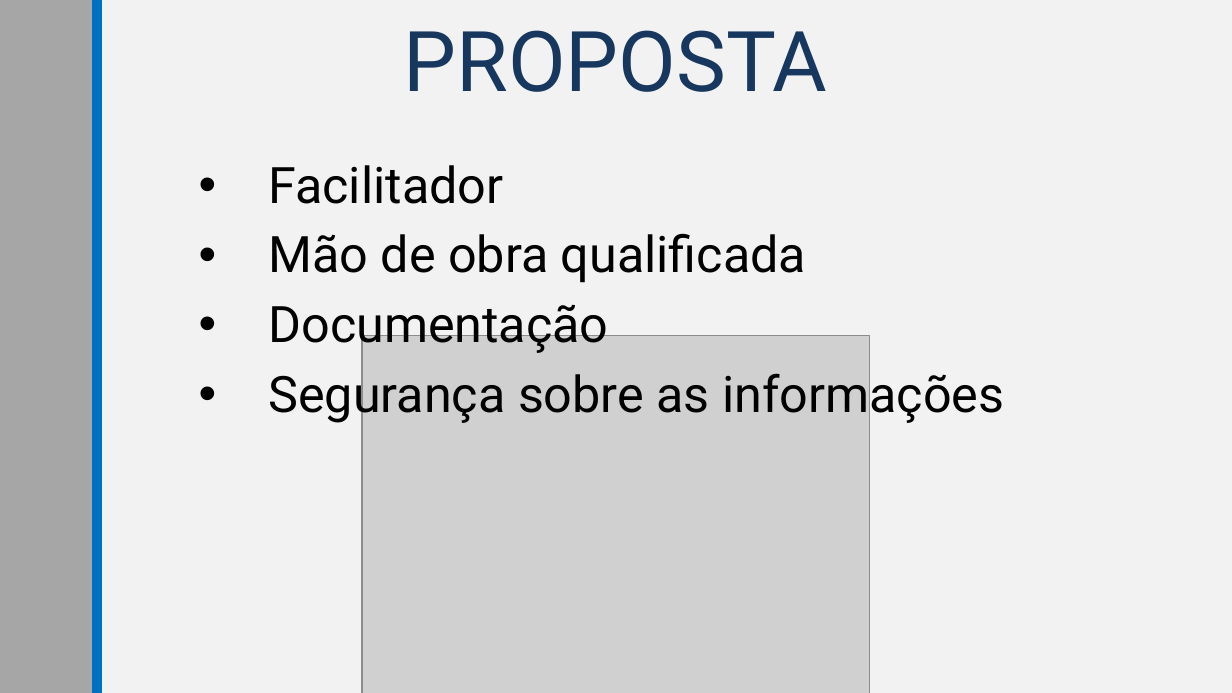
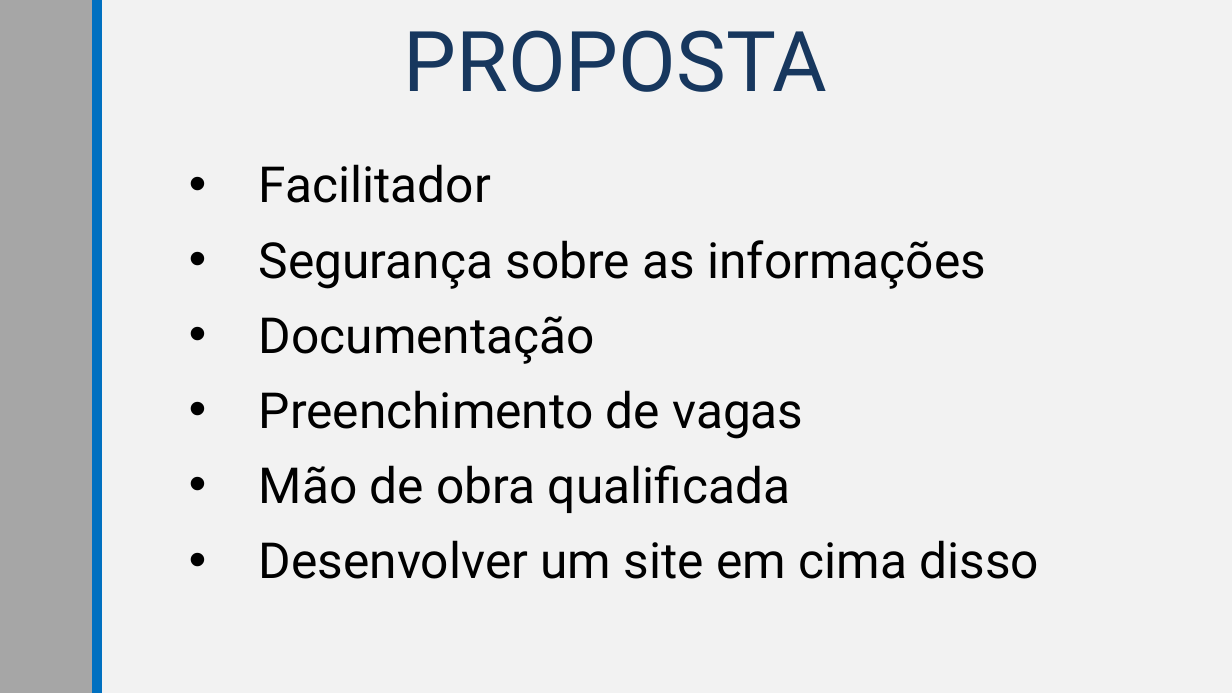
Before and after one commit to TR0NZ0D/Brazil-Career-Hub, a slide deck: slide 6 of Files/TCC - Final/Apresentacao_Final.pptx (slide 5 before the commit). Drawn at 1232x693 pixels with LibreOffice and Linux fonts; fonts in the diff are those of the drawing; grey boxes stand for pictures. Boxes give left, top, right and bottom in pixels: in the first picture for what was removed or moved away, otherwise in the second. Text is boxed around its words. In the diff, an @@ line names an element or a change of style, - is before the commit and + after.

```diff
--- a/Files/TCC - Final/Apresentacao_Final.pptx
+++ b/Files/TCC - Final/Apresentacao_Final.pptx
@@ text "Facilitador": place and size @@
-text "Facilitador" at box(268, 165, 1004, 424)
+text "Facilitador" at box(259, 164, 1040, 579)
@@ text at box(259, 164, 790, 513): size 32.4 to 32 pt in "Facilitador", "Mão de obra qualificada"; line spacing 0.9 to 1 @@
@@ text at box(259, 240, 986, 439): paragraphs added @@
+• Segurança sobre as informações
+• Documentação
+• Preenchimento de vagas
@@ picture removed at box(362, 335, 871, 693) @@
@@ text at box(259, 540, 1040, 579): text changed; size 32.4 to 32 pt @@
-• Documentação
-• Segurança sobre as informações
+• Desenvolver um site em cima disso
```
Also in this commit, not shown: 9 other slides changed, 4 slides added, 1 other file.
